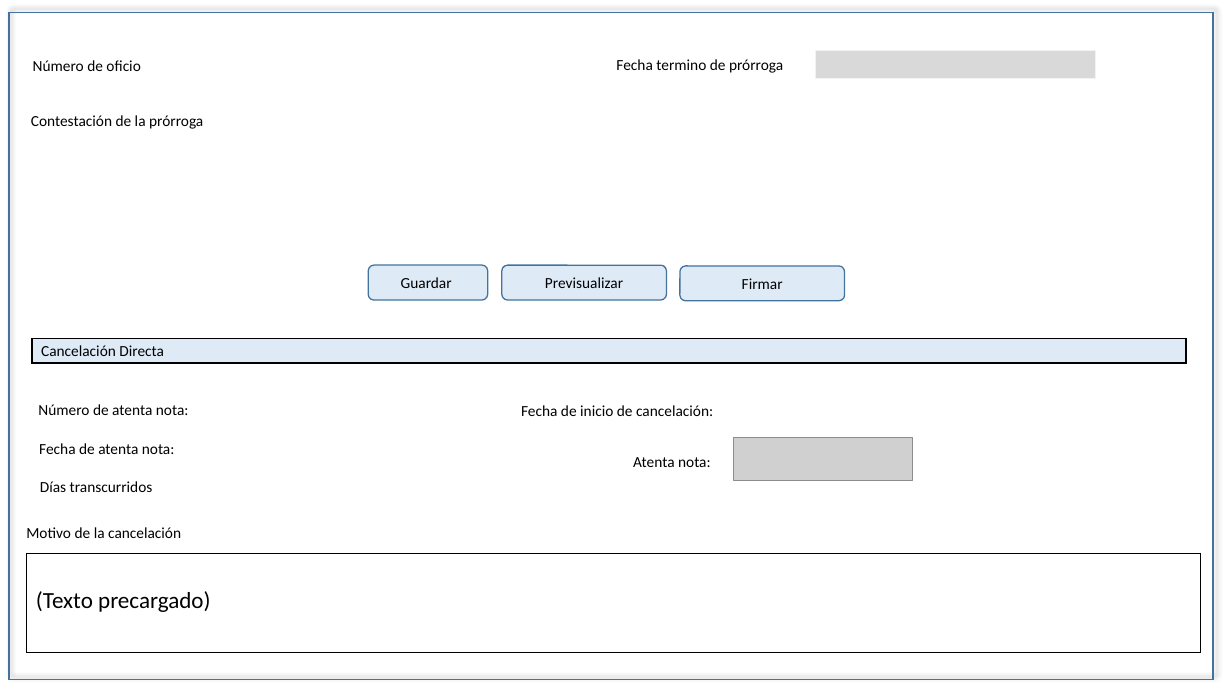
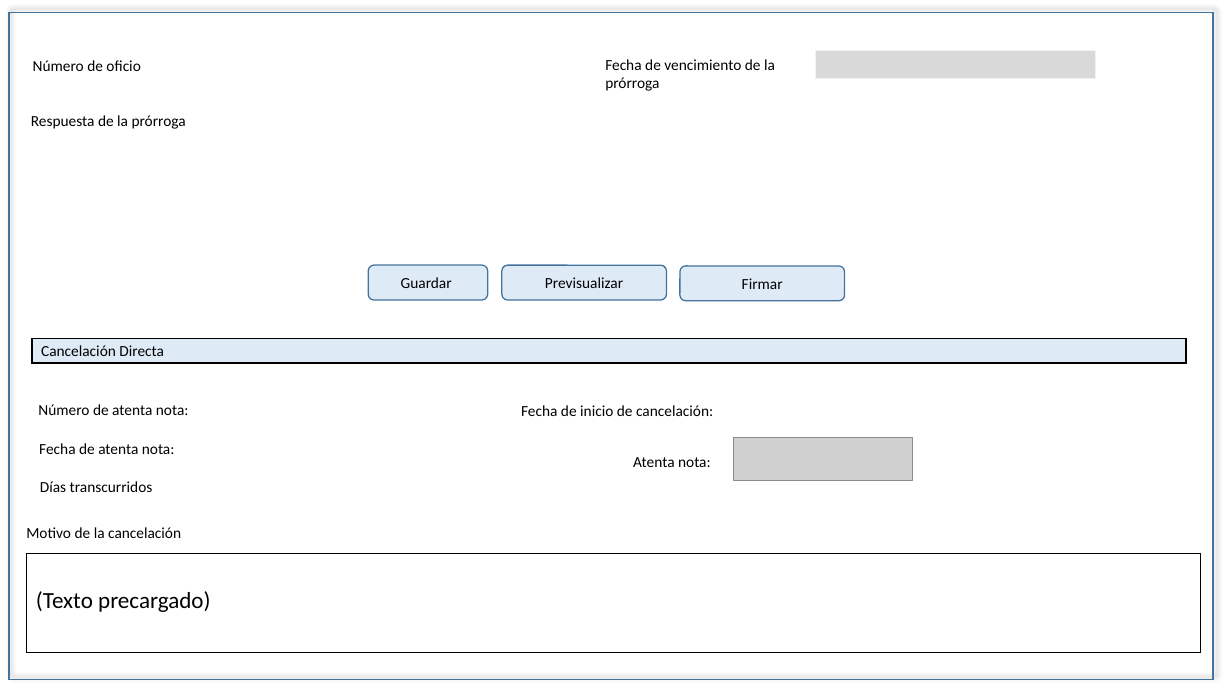
Before and after one commit to EDDIE83/Documentos, a slide deck: slide 5 of TAF 092019/Cancelación.pptx. Drawn at 1232x693 pixels with LibreOffice and Linux fonts; fonts in the diff are those of the drawing; grey boxes stand for pictures. Boxes give left, top, right and bottom in pixels: in the first picture for what was removed or moved away, otherwise in the second. Text is boxed around its words. In the diff, an @@ line names an element or a change of style, - is before the commit and + after.

```diff
--- a/TAF 092019/Cancelación.pptx
+++ b/TAF 092019/Cancelación.pptx
@@ text at [605,59,775,91]: text changed @@
-Fecha termino de prórroga
+Fecha de vencimiento de la
+prórroga
@@ text at [31,115,186,129]: text changed @@
-Contestación de la prórroga
+Respuesta de la prórroga
```
Also in this commit, not shown: 14 other slides changed, 12 other files.
